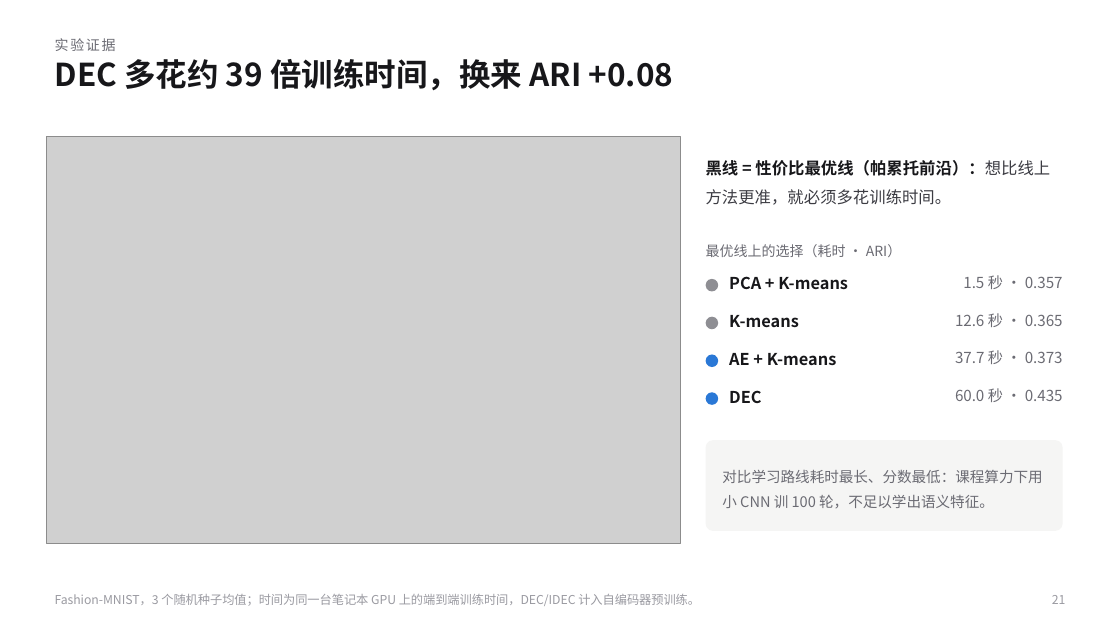
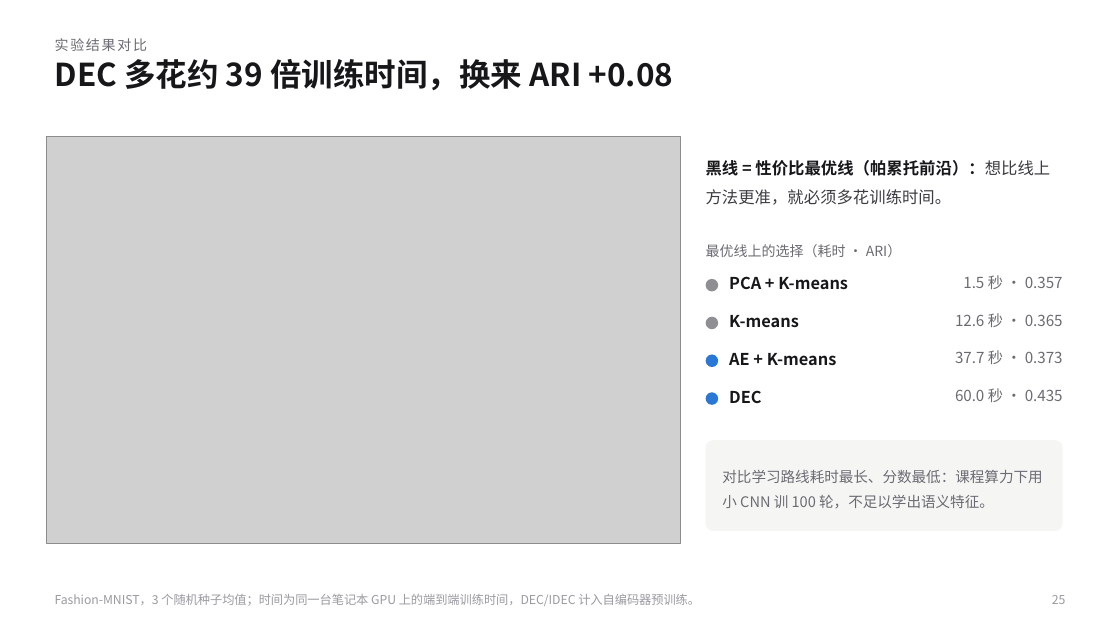
Before and after one commit to KQYaili/DeepClustering-Survey, a slide deck: slide 25 of presentation/deep-clustering-evolution-selection-guide.pptx (slide 21 before the commit). Drawn at 1120x630 pixels with LibreOffice and Linux fonts; fonts in the diff are those of the drawing; grey boxes stand for pictures. Boxes give left, top, right and bottom in pixels: in the first picture for what was removed or moved away, otherwise in the second. Text is boxed around its words. In the diff, an @@ line names an element or a change of style, - is before the commit and + after.

```diff
--- a/presentation/deep-clustering-evolution-selection-guide.pptx
+++ b/presentation/deep-clustering-evolution-selection-guide.pptx
@@ text at (55, 38, 148, 51): text changed @@
-实验证据
+实验结果对比
@@ text at (1052, 595, 1066, 604): text changed @@
-21
+25
```
Also in this commit, not shown: 11 other slides changed, 5 slides added, 1 slide removed, 33 other files.
